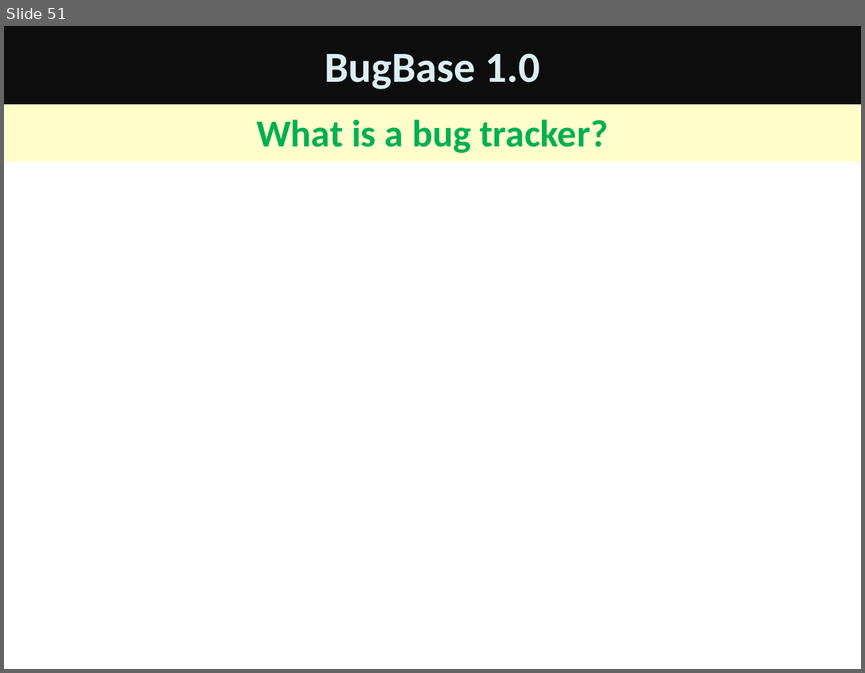
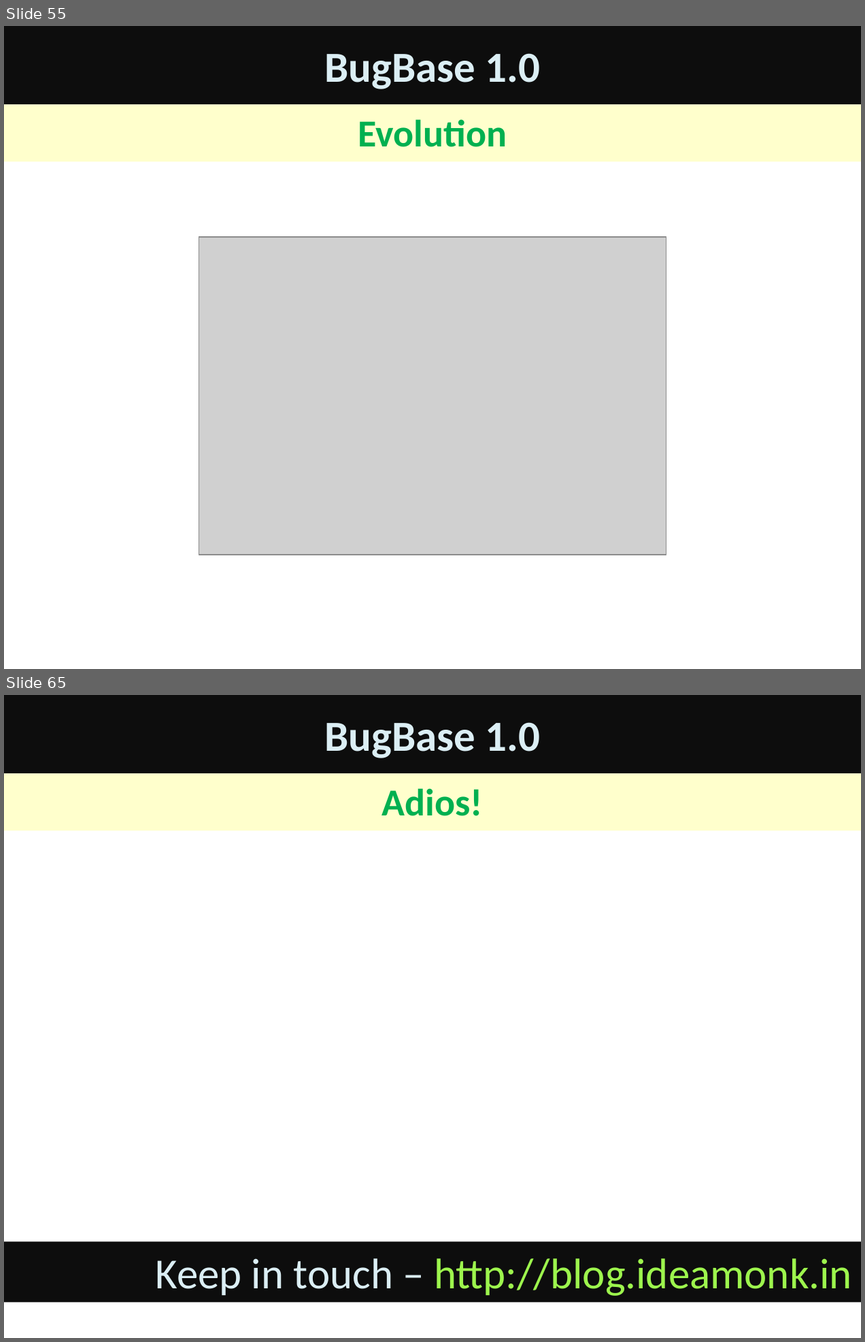
Before and after one commit to ideamonk/bugbase, a slide deck: advocacy/BugBase 1.pptx. Shown one above the other, each under a label of ours: slide 51 before the commit, slides 55 and 65 after it; the slides between them are not shown. The pictures are 865x673 and 865x1342 pixels, drawn with LibreOffice and Linux fonts; fonts in the diff are those of the drawing; grey boxes stand for pictures; background and template pictures are left out. Boxes give left, top, right and bottom in pixels: in the first picture for what was removed or moved away, otherwise in the second. Text is boxed around its words. In the diff, an @@ line names an element or a change of style, - is before the commit and + after.

```diff
--- a/advocacy/BugBase 1.pptx
+++ b/advocacy/BugBase 1.pptx
@@ slide 65 added at (x1=4, y1=695, x2=861, y2=1338), background picture (left out) @@
@@ title added at (x1=4, y1=695, x2=861, y2=774), fill #0D0D0D, 36 pt, text #DBEEF4, bold @@
+BugBase 1.0
@@ subtitle added at (x1=4, y1=774, x2=861, y2=831), fill #FFFFCC, 32 pt, text #00B050, bold @@
+Adios!
@@ rectangle added at (x1=4, y1=1242, x2=861, y2=1302), fill #0D0D0D, 36 pt, text #9DF54D @@
+Keep in touch – http://blog.ideamonk.in
@@ what was slide 51 is now slide 55 @@
@@ slide 55 changed as well @@
@@ subtitle at (x1=358, y1=119, x2=507, y2=147): text changed @@
-What is a bug tracker?
+Evolution
@@ picture added at (x1=198, y1=237, x2=666, y2=554) @@
```
Also in this commit, not shown: 1 other slide changed, 13 other slides added.
